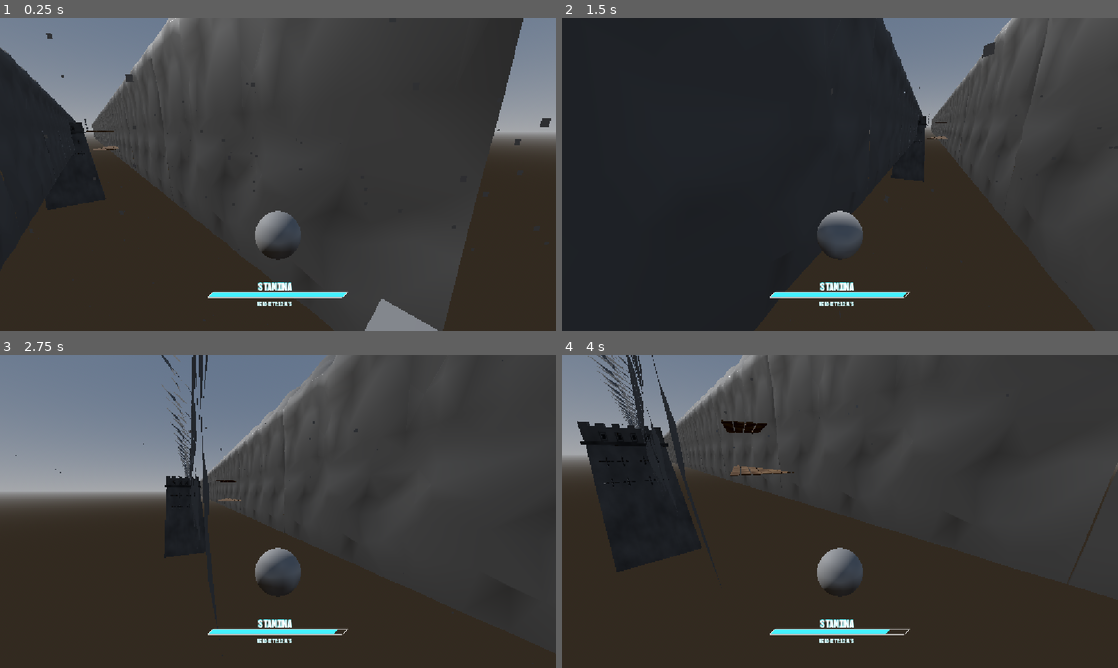
Above: before the commit, frames 1-4 (two rows, left to right).
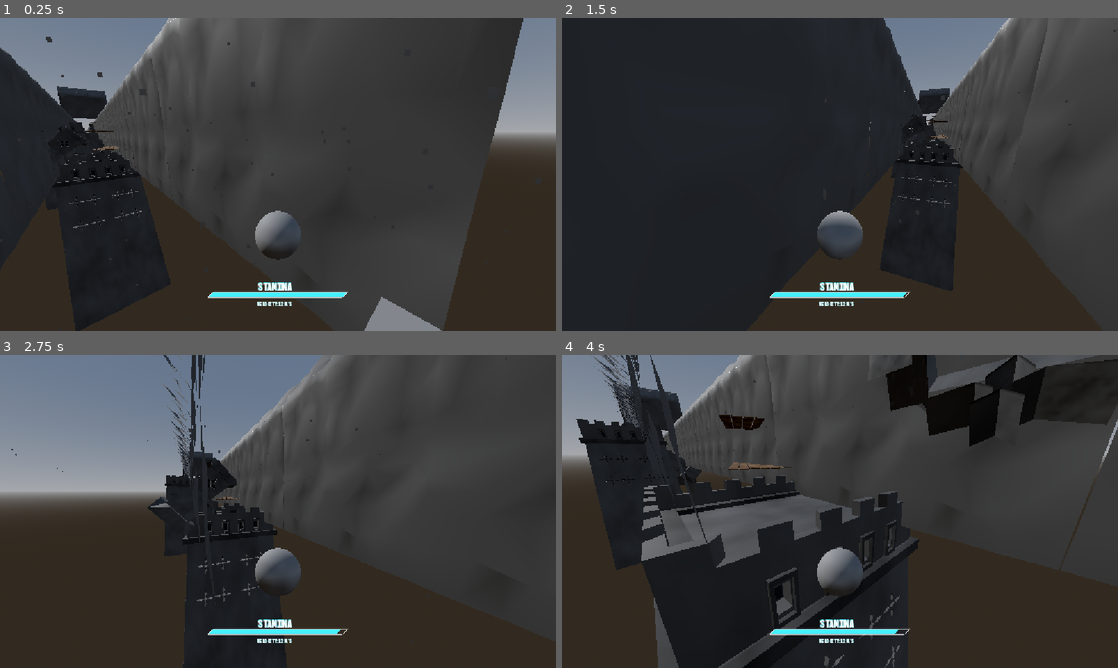
Above: after the commit, the same moments.

Repository: PortalGolem/havenIE2026GameJam
Game: Godot game, scene res://Scenes/Main.tscn
The game is run twice, just before and just after one commit, with the same random seed, the same clock (stepped at 60 frames per second) and the same inputs.
Inputs (mouse positions are in pixels of both pictures, inside the frame that each line leads up to):
- Up to frame 1 (0.25 s): no input
- Up to frame 2 (1.5 s): move the mouse to (867, 174) at 0.52 s; press the mouse at (867, 174) at 0.53 s; hold W (Forward) from 0.53 s (still down); tap Space (Jump) at 0.77 s; move the mouse to (812, 174) at 1.27 s; release the mouse at (812, 174) at 1.28 s; tap Shift (Dash) at 1.35 s
- Up to frame 3 (2.75 s): keep holding W (Forward); tap Space (Jump) at 1.52 s; move the mouse to (289, 505) at 2.02 s; press the mouse at (289, 505) at 2.03 s
- Up to frame 4 (4 s): keep holding W (Forward); move the mouse to (834, 517) at 2.77 s; release the mouse at (834, 517) at 2.78 s; tap Shift (Dash) at 2.85 s; tap Space (Jump) at 3.02, 3.77 s; move the mouse to (878, 514) at 3.52 s; press the mouse at (878, 514) at 3.53 s

The runs differ from the first frame. In frame 1, 5.0% of the frame differs, in the area x 1-100%, y 0-100%; in frame 2, 3.3%; in frame 3, 6.0%; in frame 4, 29%, in the area x 2-100%, y 0-100%.

Commit message:
room making

Diff:
--- a/Assets/Models/fortress_small.tscn
+++ b/Assets/Models/fortress_small.tscn
@@ -1,6 +1,6 @@
 [gd_scene format=3 uid="uid://b3ojylgg1ygnb"]
 
-[ext_resource type="PackedScene" uid="uid://wfrrlste675b" path="res://Objects/FBX Files/FortressSmall.fbx" id="1_1eyno"]
+[ext_resource type="PackedScene" uid="uid://wfrrlste675b" path="res://Assets/FBX Files/FortressSmall.fbx" id="1_1eyno"]
 [ext_resource type="Texture2D" uid="uid://bss1tevhnbc5y" path="res://Materials/Textures/Fortress Small/Fortress_Small_Color.png" id="2_qu13w"]
 [ext_resource type="Texture2D" uid="uid://c6ab5mntrp03h" path="res://Materials/Textures/Fortress Small/Fortress_Small_Normal.png" id="3_vuo38"]
 [ext_resource type="Texture2D" uid="uid://cbbkaii0xxe0w" path="res://Materials/Textures/Fortress Small/Fortress_Small_Roughness.png" id="4_xmgon"]
@@ -11,7 +11,16 @@
 normal_enabled = true
 normal_texture = ExtResource("3_vuo38")
 
+[sub_resource type="BoxShape3D" id="BoxShape3D_jq2tr"]
+size = Vector3(9, 27.518555, 8)
+
 [node name="FortressSmall" unique_id=1959204486 instance=ExtResource("1_1eyno")]
 
-[node name="Fortress_Small" parent="." index="0" unique_id=160169231]
+[node name="Fortress_Small" parent="." index="0" unique_id=1460062697]
 surface_material_override/0 = SubResource("StandardMaterial3D_stuha")
+
+[node name="StaticBody3D" type="StaticBody3D" parent="." index="1" unique_id=857291773]
+
+[node name="CollisionShape3D" type="CollisionShape3D" parent="StaticBody3D" index="0" unique_id=1942932998]
+transform = Transform3D(1, 0, 0, 0, 1, 0, 0, 0, 1, 0, -5.2592773, 0.06298828)
+shape = SubResource("BoxShape3D_jq2tr")
--- a/Rooms/Fixed/Start_Room.tscn
+++ b/Rooms/Fixed/Start_Room.tscn
@@ -3,6 +3,7 @@
 [ext_resource type="PackedScene" uid="uid://rw8u3lh3cxnu" path="res://Assets/Models/fortress_large.tscn" id="2_4jlny"]
 [ext_resource type="PackedScene" uid="uid://dwmjji4rgwwhq" path="res://Assets/Models/scaffolding_large.tscn" id="3_4jlny"]
 [ext_resource type="PackedScene" uid="uid://cecjcmhwohpui" path="res://Assets/Models/wall_terrain_large.tscn" id="3_bsx41"]
+[ext_resource type="PackedScene" uid="uid://b3ojylgg1ygnb" path="res://Assets/Models/fortress_small.tscn" id="4_bsx41"]
 
 [sub_resource type="BoxShape3D" id="BoxShape3D_jq2tr"]
 size = Vector3(43.915405, 87.04956, 1)
@@ -10,7 +11,7 @@
 [node name="Start" type="Node3D" unique_id=1440636408]
 
 [node name="End" type="Node3D" parent="." unique_id=1945841556]
-transform = Transform3D(1, 0, 0, 0, 1, 0, 0, 0, 1, 0, 0.40884602, 1046.39)
+transform = Transform3D(1, 0, 0, 0, 1, 0, 0, 0, 1, 0, 3.3366308, 1069.176)
 
 [node name="FortressLarge" parent="." unique_id=2112361084 instance=ExtResource("2_4jlny")]
 transform = Transform3D(1, 0, 0, 0, 1, 0, 0, 0, 1, 27.864065, -10.113274, 418.86206)
@@ -96,9 +97,6 @@
 [node name="WallTerrain_Large31" parent="." unique_id=1621954103 instance=ExtResource("3_bsx41")]
 transform = Transform3D(-2.1855694e-08, 0, -0.5, 0, 0.5, 0, 0.5, 0, -2.1855694e-08, 20.758917, 18.05566, 952.794)
 
-[node name="WallTerrain_Large32" parent="." unique_id=1695507493 instance=ExtResource("3_bsx41")]
-transform = Transform3D(-2.1855694e-08, 0, -0.5, 0, 0.5, 0, 0.5, 0, -2.1855694e-08, 20.758917, 18.05566, 1030.3557)
-
 [node name="StaticBody3D3" type="StaticBody3D" parent="." unique_id=213902445]
 collision_layer = 4
 
@@ -108,3 +106,33 @@
 
 [node name="ScaffoldingLarge" parent="." unique_id=90800242 instance=ExtResource("3_4jlny")]
 transform = Transform3D(-0.30731854, 0, -0.9516067, 0, 1, 0, 0.9516067, 0, -0.30731854, -14.749726, 0, 251.56827)
+
+[node name="FortressSmall" parent="." unique_id=1959204486 instance=ExtResource("4_bsx41")]
+transform = Transform3D(0.6677291, -0.7444044, 0, 0.7444044, 0.6677291, 0, 0, 0, 1, 13.224043, -5.089508, 161.17984)
+
+[node name="FortressLarge2" parent="." unique_id=1934107744 instance=ExtResource("2_4jlny")]
+transform = Transform3D(1, 0, 0, 0, 1, 0, 0, 0, 1, 0, -41.3675, 199.7776)
+
+[node name="FortressSmall2" parent="." unique_id=676396131 instance=ExtResource("4_bsx41")]
+transform = Transform3D(1.1844553, 2.258952, -0.005809607, -1.3553834, 1.9740676, -0.005977518, -0.0006781297, 0.013846619, 1.7999804, 15.936625, 1.3172827, 503.69818)
+
+[node name="ScaffoldingLarge2" parent="." unique_id=766283817 instance=ExtResource("3_4jlny")]
+transform = Transform3D(1, 0, 0, 0, 1, 0, 0, 0, 1, -10.206818, 19.908546, 606.09094)
+
+[node name="ScaffoldingLarge3" parent="." unique_id=2077018196 instance=ExtResource("3_4jlny")]
+transform = Transform3D(1, 0, 0, 0, 1, 0, 0, 0, 1, 11.533627, 11.701611, 679.2278)
+
+[node name="WallTerrain_Large33" parent="." unique_id=341779610 instance=ExtResource("3_bsx41")]
+transform = Transform3D(-0.49933645, 0, 0.025750967, 0, 0.5, 0, -0.025750967, 0, -0.49933645, -5.37504, 74.616776, 646.4204)
+
+[node name="WallTerrain_Large34" parent="." unique_id=171146689 instance=ExtResource("3_bsx41")]
+transform = Transform3D(0.49931476, -4.3651482e-08, 0.026168024, -4.371139e-08, -0.5, 0, 0.026168024, -2.2876814e-09, -0.49931476, -5.37504, -43.484276, 646.4204)
+
+[node name="FortressLarge3" parent="." unique_id=976200787 instance=ExtResource("2_4jlny")]
+transform = Transform3D(-0.0357164, 1.0100186, 0, -1.4070461, -0.02563827, 0, 0, 0, 1.6069314, -33.98451, -4.955246, 888.9667)
+
+[node name="FortressSmall3" parent="." unique_id=1148120333 instance=ExtResource("4_bsx41")]
+transform = Transform3D(3.2564955, 0, 0, 0, 1, 0, 0, 0, 3.2164636, 1.5556173, -13.070213, 1034.2452)
+
+[node name="WallTerrain_Large32" parent="." unique_id=1695507493 instance=ExtResource("3_bsx41")]
+transform = Transform3D(-2.1855694e-08, 0, -0.5, 0, 0.5, 0, 0.5, 0, -2.1855694e-08, 20.758917, 18.05566, 1030.3557)
--- a/Rooms/Random/Test_Room.tscn
+++ b/Rooms/Random/Test_Room.tscn
@@ -1,13 +1,92 @@
 [gd_scene format=3 uid="uid://c5rvwcp4pjao2"]
 
-[sub_resource type="BoxMesh" id="BoxMesh_jq2tr"]
-size = Vector3(3.8562012, 1.8774414, 1)
+[ext_resource type="PackedScene" uid="uid://cecjcmhwohpui" path="res://Assets/Models/wall_terrain_large.tscn" id="1_235x6"]
 
 [node name="Start" type="Node3D" unique_id=2038951143]
 
 [node name="End" type="Node3D" parent="." unique_id=954906942]
-transform = Transform3D(1, 0, 0, 0, 1, 0, 0, 0, 1, 0, 2.8419814, 2.5853677)
+transform = Transform3D(1, 0, 0, 0, 1, 0, 0, 0, 1, 0, 6.4502883, 1069.5483)
 
-[node name="MeshInstance3D" type="MeshInstance3D" parent="." unique_id=706729928]
-transform = Transform3D(1, 0, 0, 0, 1, 0, 0, 0, 1, -0.50964355, 0.4387207, 0)
-mesh = SubResource("BoxMesh_jq2tr")
+[node name="WallTerrain_Large5" parent="." unique_id=244975756 instance=ExtResource("1_235x6")]
+transform = Transform3D(-2.1855694e-08, 0, 0.5, 0, 0.5, 0, -0.5, 0, -2.1855694e-08, -18.929298, 18.05566, 37.65443)
+
+[node name="WallTerrain_Large6" parent="." unique_id=1925773018 instance=ExtResource("1_235x6")]
+transform = Transform3D(-2.1855694e-08, 0, 0.5, 0, 0.5, 0, -0.5, 0, -2.1855694e-08, -18.929298, 18.05566, 115.216125)
+
+[node name="WallTerrain_Large7" parent="." unique_id=299000878 instance=ExtResource("1_235x6")]
+transform = Transform3D(-2.1855694e-08, 0, 0.5, 0, 0.5, 0, -0.5, 0, -2.1855694e-08, -18.929298, 18.05566, 193.14516)
+
+[node name="WallTerrain_Large8" parent="." unique_id=1015713520 instance=ExtResource("1_235x6")]
+transform = Transform3D(-2.1855694e-08, 0, 0.5, 0, 0.5, 0, -0.5, 0, -2.1855694e-08, -18.929298, 18.05566, 270.69495)
+
+[node name="WallTerrain_Large9" parent="." unique_id=2101080136 instance=ExtResource("1_235x6")]
+transform = Transform3D(-2.1855694e-08, 0, 0.5, 0, 0.5, 0, -0.5, 0, -2.1855694e-08, -18.929298, 18.05566, 344.88455)
+
+[node name="WallTerrain_Large10" parent="." unique_id=1889398364 instance=ExtResource("1_235x6")]
+transform = Transform3D(-2.1855694e-08, 0, 0.5, 0, 0.5, 0, -0.5, 0, -2.1855694e-08, -18.929298, 18.05566, 422.44626)
+
+[node name="WallTerrain_Large11" parent="." unique_id=245174911 instance=ExtResource("1_235x6")]
+transform = Transform3D(-2.1855694e-08, 0, 0.5, 0, 0.5, 0, -0.5, 0, -2.1855694e-08, -18.929298, 18.05566, 500.37527)
+
+[node name="WallTerrain_Large12" parent="." unique_id=384442861 instance=ExtResource("1_235x6")]
+transform = Transform3D(-2.1855694e-08, 0, 0.5, 0, 0.5, 0, -0.5, 0, -2.1855694e-08, -18.929298, 18.05566, 577.92505)
+
+[node name="WallTerrain_Large13" parent="." unique_id=1092368733 instance=ExtResource("1_235x6")]
+transform = Transform3D(-2.1855694e-08, 0, 0.5, 0, 0.5, 0, -0.5, 0, -2.1855694e-08, -18.929298, 18.05566, 646.4204)
+
+[node name="WallTerrain_Large14" parent="." unique_id=1545978452 instance=ExtResource("1_235x6")]
+transform = Transform3D(-2.1855694e-08, 0, 0.5, 0, 0.5, 0, -0.5, 0, -2.1855694e-08, -18.929298, 18.05566, 723.9821)
+
+[node name="WallTerrain_Large15" parent="." unique_id=1773771489 instance=ExtResource("1_235x6")]
+transform = Transform3D(-2.1855694e-08, 0, 0.5, 0, 0.5, 0, -0.5, 0, -2.1855694e-08, -18.929298, 18.05566, 801.91113)
+
+[node name="WallTerrain_Large16" parent="." unique_id=87787290 instance=ExtResource("1_235x6")]
+transform = Transform3D(-2.1855694e-08, 0, 0.5, 0, 0.5, 0, -0.5, 0, -2.1855694e-08, -18.929298, 18.05566, 879.46094)
+
+[node name="WallTerrain_Large17" parent="." unique_id=2075948704 instance=ExtResource("1_235x6")]
+transform = Transform3D(-2.1855694e-08, 0, 0.5, 0, 0.5, 0, -0.5, 0, -2.1855694e-08, -18.929298, 18.05566, 952.794)
+
+[node name="WallTerrain_Large18" parent="." unique_id=793337296 instance=ExtResource("1_235x6")]
+transform = Transform3D(-2.1855694e-08, 0, 0.5, 0, 0.5, 0, -0.5, 0, -2.1855694e-08, -18.929298, 18.05566, 1030.3557)
+
+[node name="WallTerrain_Large19" parent="." unique_id=2010624746 instance=ExtResource("1_235x6")]
+transform = Transform3D(-2.1855694e-08, 0, -0.5, 0, 0.5, 0, 0.5, 0, -2.1855694e-08, 20.758917, 18.05566, 37.65443)
+
+[node name="WallTerrain_Large20" parent="." unique_id=269458937 instance=ExtResource("1_235x6")]
+transform = Transform3D(-2.1855694e-08, 0, -0.5, 0, 0.5, 0, 0.5, 0, -2.1855694e-08, 20.758917, 18.05566, 115.216125)
+
+[node name="WallTerrain_Large21" parent="." unique_id=336213835 instance=ExtResource("1_235x6")]
+transform = Transform3D(-2.1855694e-08, 0, -0.5, 0, 0.5, 0, 0.5, 0, -2.1855694e-08, 20.758917, 18.05566, 193.14516)
+
+[node name="WallTerrain_Large22" parent="." unique_id=675908858 instance=ExtResource("1_235x6")]
+transform = Transform3D(-2.1855694e-08, 0, -0.5, 0, 0.5, 0, 0.5, 0, -2.1855694e-08, 20.758917, 18.05566, 270.69495)
+
+[node name="WallTerrain_Large23" parent="." unique_id=350754873 instance=ExtResource("1_235x6")]
+transform = Transform3D(-2.1855694e-08, 0, -0.5, 0, 0.5, 0, 0.5, 0, -2.1855694e-08, 20.758917, 18.05566, 344.88455)
+
+[node name="WallTerrain_Large24" parent="." unique_id=1999249502 instance=ExtResource("1_235x6")]
+transform = Transform3D(-2.1855694e-08, 0, -0.5, 0, 0.5, 0, 0.5, 0, -2.1855694e-08, 20.758917, 18.05566, 422.44626)
+
+[node name="WallTerrain_Large25" parent="." unique_id=1143175448 instance=ExtResource("1_235x6")]
+transform = Transform3D(-2.1855694e-08, 0, -0.5, 0, 0.5, 0, 0.5, 0, -2.1855694e-08, 20.758917, 18.05566, 500.37527)
+
+[node name="WallTerrain_Large26" parent="." unique_id=1128264919 instance=ExtResource("1_235x6")]
+transform = Transform3D(-2.1855694e-08, 0, -0.5, 0, 0.5, 0, 0.5, 0, -2.1855694e-08, 20.758917, 18.05566, 577.92505)
+
+[node name="WallTerrain_Large27" parent="." unique_id=1186071119 instance=ExtResource("1_235x6")]
+transform = Transform3D(-2.1855694e-08, 0, -0.5, 0, 0.5, 0, 0.5, 0, -2.1855694e-08, 20.758917, 18.05566, 646.4204)
+
+[node name="WallTerrain_Large28" parent="." unique_id=1631335350 instance=ExtResource("1_235x6")]
+transform = Transform3D(-2.1855694e-08, 0, -0.5, 0, 0.5, 0, 0.5, 0, -2.1855694e-08, 20.758917, 18.05566, 723.9821)
+
+[node name="WallTerrain_Large29" parent="." unique_id=454990735 instance=ExtResource("1_235x6")]
+transform = Transform3D(-2.1855694e-08, 0, -0.5, 0, 0.5, 0, 0.5, 0, -2.1855694e-08, 20.758917, 18.05566, 801.91113)
+
+[node name="WallTerrain_Large30" parent="." unique_id=1807549148 instance=ExtResource("1_235x6")]
+transform = Transform3D(-2.1855694e-08, 0, -0.5, 0, 0.5, 0, 0.5, 0, -2.1855694e-08, 20.758917, 18.05566, 879.46094)
+
+[node name="WallTerrain_Large31" parent="." unique_id=1996496467 instance=ExtResource("1_235x6")]
+transform = Transform3D(-2.1855694e-08, 0, -0.5, 0, 0.5, 0, 0.5, 0, -2.1855694e-08, 20.758917, 18.05566, 952.794)
+
+[node name="WallTerrain_Large32" parent="." unique_id=1461285255 instance=ExtResource("1_235x6")]
+transform = Transform3D(-2.1855694e-08, 0, -0.5, 0, 0.5, 0, 0.5, 0, -2.1855694e-08, 20.672516, 18.05566, 1030.3557)
--- a/Scenes/Main.tscn
+++ b/Scenes/Main.tscn
@@ -48,16 +48,16 @@
 groundSpeed = 50.0
 airSpeed = 12.0
 airDrag = Vector3(0.5, 0, 12)
-airGravity = 4.0
+airGravity = 5.0
 wallDrag = 10.0
-wallGravity = 14.0
+wallGravity = 15.0
 wallDistance = 2.5
 DashSpeed = 100.0
 initialMovementMode = 1
 maxXRotation = 45.0
 minYRotation = -30.0
 maxYRotation = 45.0
-jumpVector = Vector3(15, 5, 17.5)
+jumpVector = Vector3(15, 9, 17.5)
 dashVector = Vector3(0, 1, 20)
 Camera_FOV_def = 70
 minZVelocity = 10.0
@@ -65,6 +65,6 @@
 dash_speed = 12.5
 dash_lock_time = 30.0
 stanima = 100
-stanima_regeneration = 1.75
+stanima_regeneration = 5.0
 
 [node name="Procedural" parent="." unique_id=959096524 instance=ExtResource("3_kln2b")]
